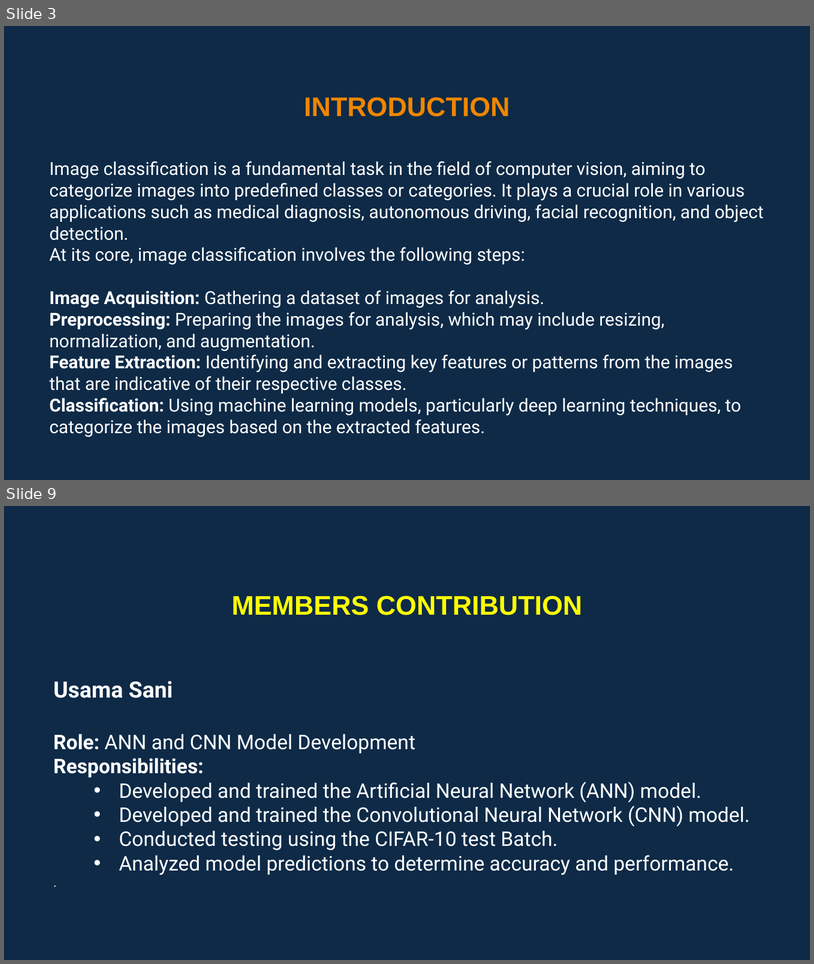
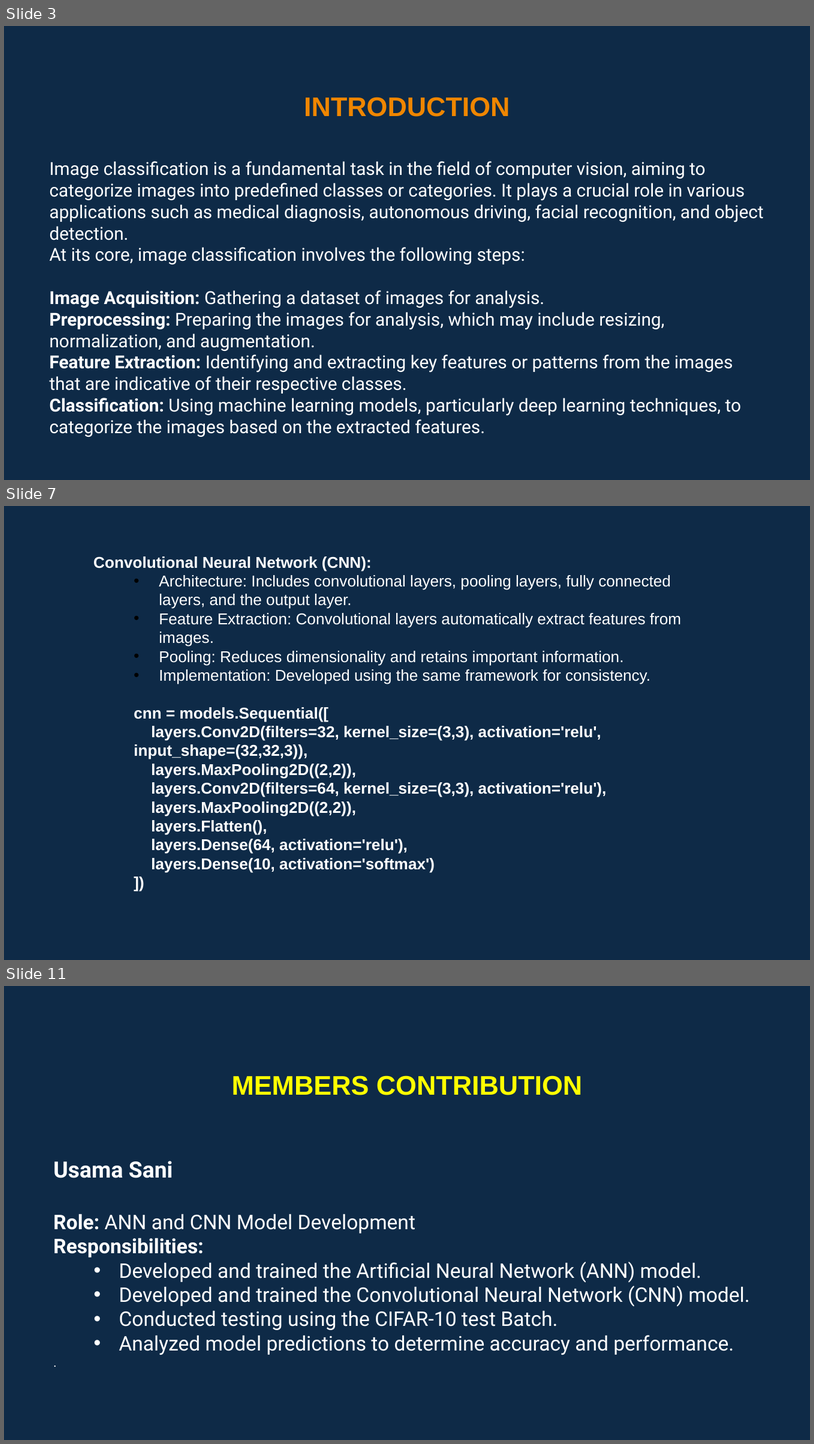
Before and after one commit to UsamaSani/Image_Classification, a slide deck: AI PRESENTATION.pptx. Shown one above the other, each under a label of ours: slides 3 and 9 before the commit, slides 3, 7 and 11 after it; the slides between them are not shown. The pictures are 814x964 and 814x1444 pixels, drawn with LibreOffice and Linux fonts; fonts in the diff are those of the drawing. Boxes give left, top, right and bottom in pixels: in the first picture for what was removed or moved away, otherwise in the second. Text is boxed around its words. In the diff, an @@ line names an element or a change of style, - is before the commit and + after.

```diff
--- a/AI PRESENTATION.pptx
+++ b/AI PRESENTATION.pptx
@@ slide 7 added at box(4, 506, 810, 960), background #0E2A47 @@
@@ text added at box(93, 556, 681, 872), 14 pt, text #FFFFFF, bold @@
+Convolutional Neural Network (CNN):
+  • Architecture: Includes convolutional layers, pooling layers, fully connected layers, and the output layer.
+  • Feature Extraction: Convolutional layers automatically extract features from images.
+  • Pooling: Reduces dimensionality and retains important information.
+  • Implementation: Developed using the same framework for consistency.
+  cnn = models.Sequential([
+  layers.Conv2D(filters=32, kernel_size=(3,3), activation='relu', input_shape=(32,32,3)),
+  layers.MaxPooling2D((2,2)),
+  layers.Conv2D(filters=64, kernel_size=(3,3), activation='relu'),
+  layers.MaxPooling2D((2,2)),
+  layers.Flatten(),
+  layers.Dense(64, activation='relu'),
+  layers.Dense(10, activation='softmax')
+  ])
@@ what was slide 9 is now slide 11 @@
```
Also in this commit, not shown: 9 slides changed, 1 other slide added, 1 other file.
